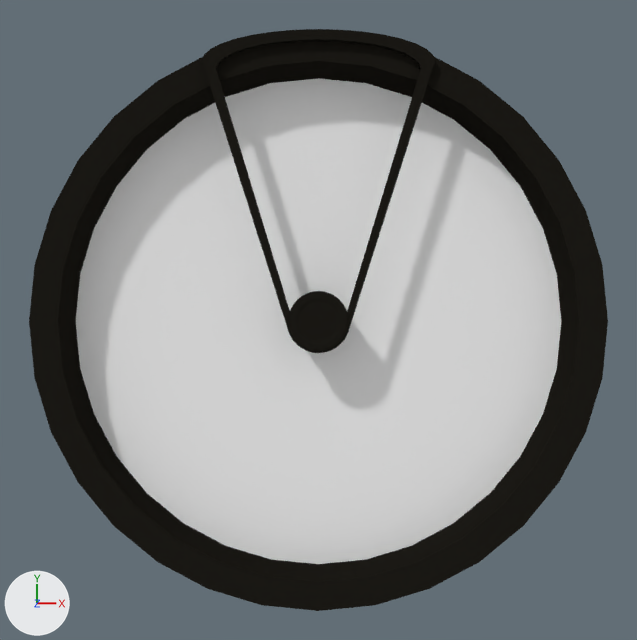
The Blender file resources/Player/U48/GUI/throttle/throttle.blend as it was, and as the next commit left it.
The view is the same before and after, from a camera (50 mm lens) standing at (0.0, 0.002, 1.728) and looking at (0.0, 0.002, 0.008). Lighting does not change. The marker at lower left points along +X, +Y and +Z.
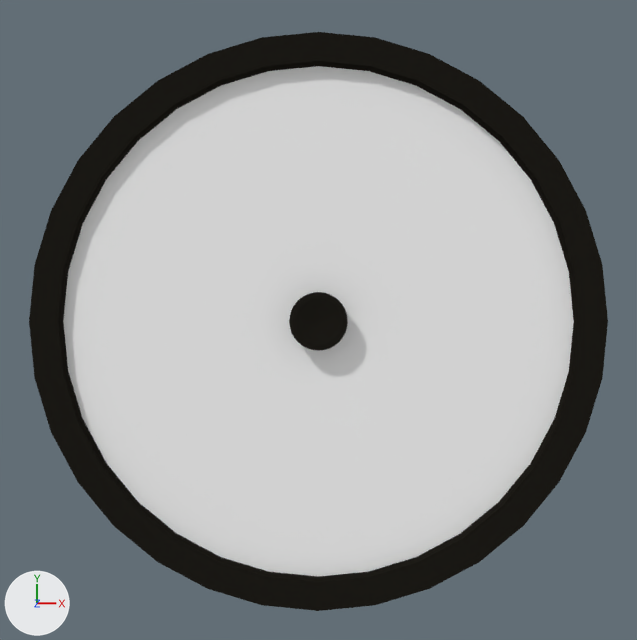
The change in detail:
Object 'Cylinder.001' (ob_cylinder_001) is now hidden.
Object 'Glass' (ob_glass) is now shown.

Location of each change, (x1, y1, x2, y2) in pixels of the pictures (637 x 640 px):
'Glass', shown: after (63, 66, 574, 577)
'Cylinder.001', hidden (black): before (202, 29, 435, 353)
'Cylinder', unchanged, covered by the edit: before (29, 41, 608, 611); after (29, 32, 608, 611)
